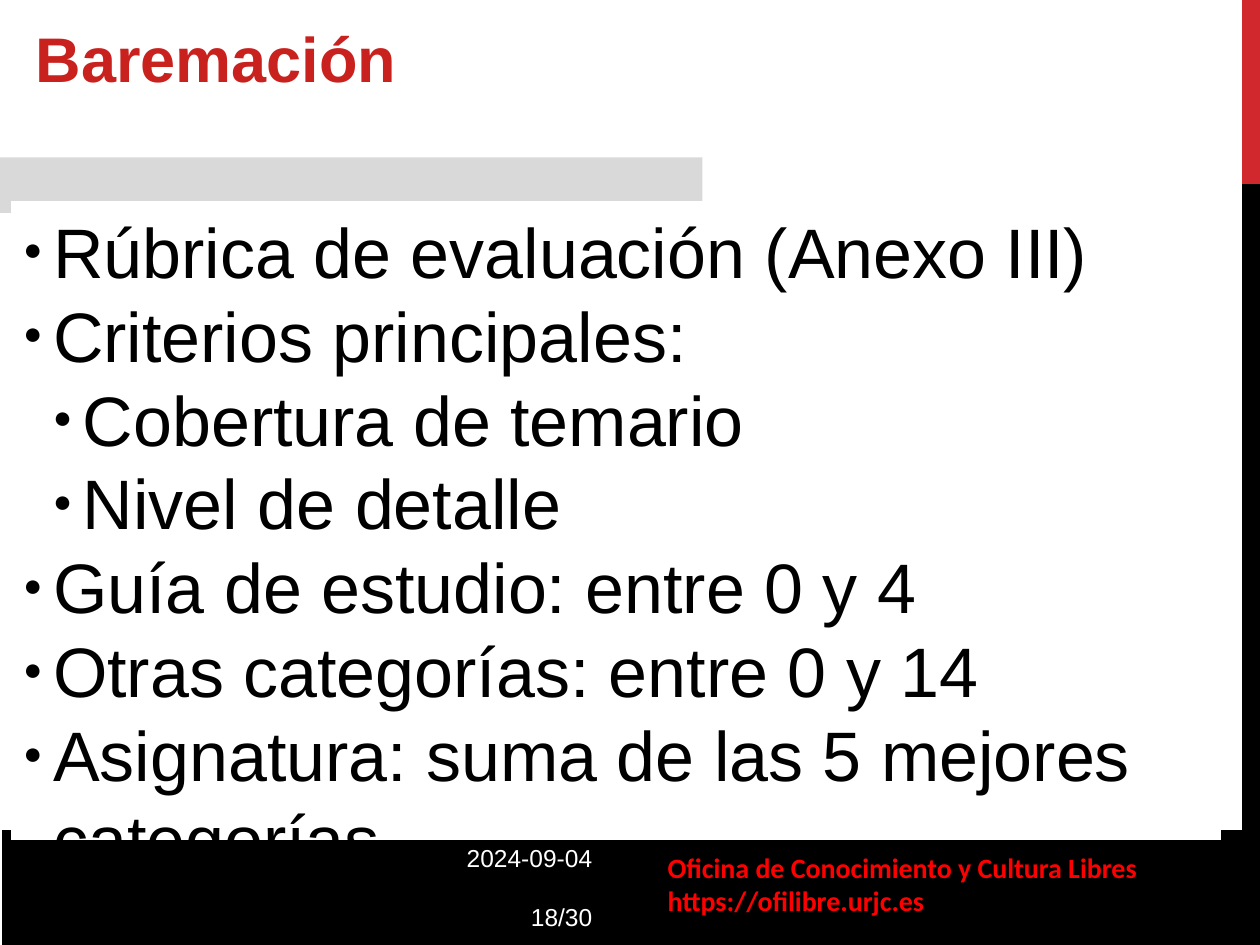
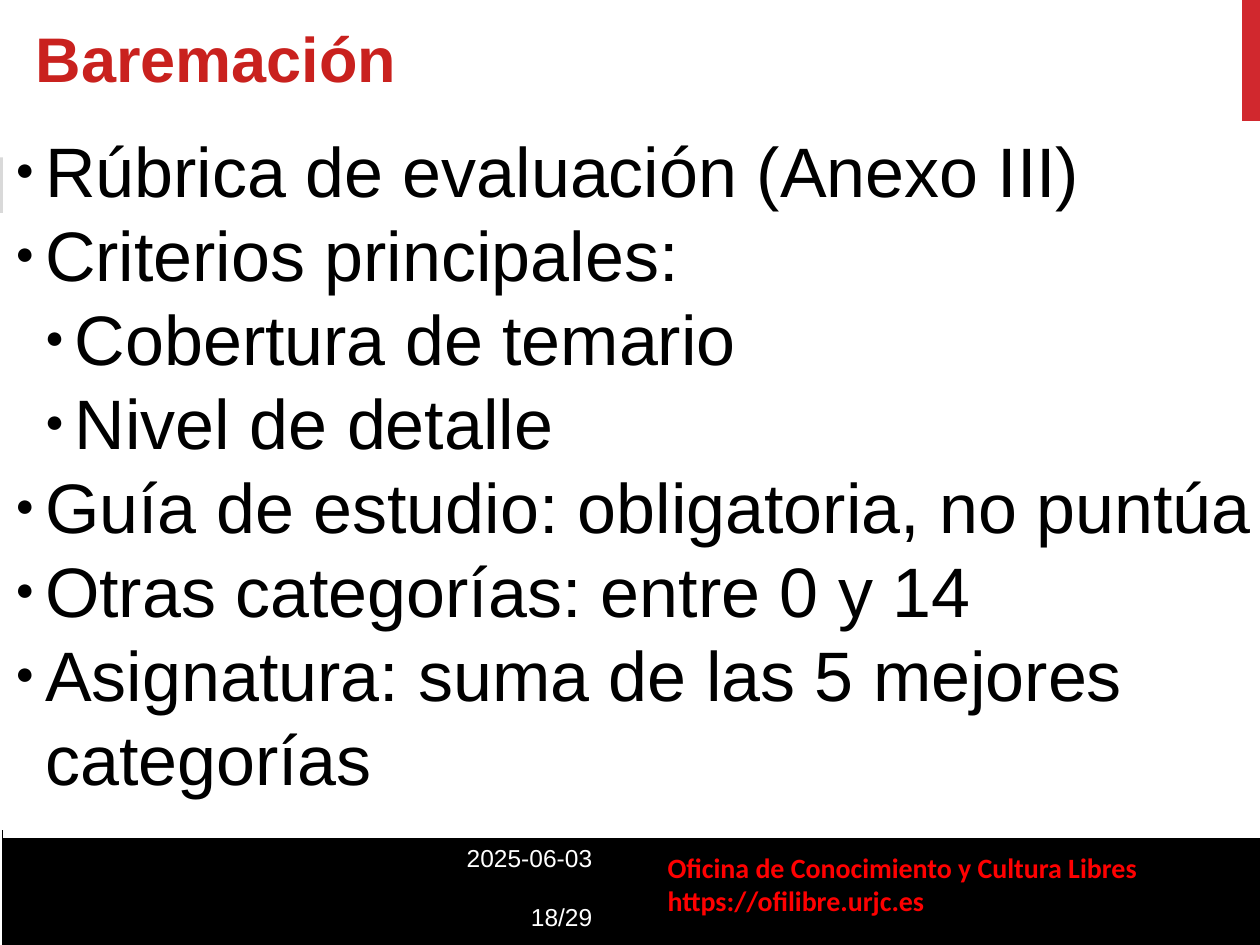
Before and after one commit to roberto-red/ofilibre, a slide deck: slide 18 of static/transpas/convocatoria-asignaturas-abierto/Convocatoria_Asignaturas_Abierto.odp. Drawn at 1260x945 pixels with LibreOffice and Linux fonts; fonts in the diff are those of the drawing; background and template pictures are left out. Boxes give left, top, right and bottom in pixels: in the first picture for what was removed or moved away, otherwise in the second. Text is boxed around its words. In the diff, an @@ line names an element or a change of style, - is before the commit and + after.

```diff
--- a/static/transpas/convocatoria-asignaturas-abierto/Convocatoria_Asignaturas_Abierto.odp
+++ b/static/transpas/convocatoria-asignaturas-abierto/Convocatoria_Asignaturas_Abierto.odp
@@ rectangle "Rúbrica de evaluación (Anexo III)": place and size @@
-rectangle "Rúbrica de evaluación (Anexo III)" at [11, 202, 1221, 839]
+rectangle "Rúbrica de evaluación (Anexo III)" at [3, 121, 1260, 837]
@@ text in rectangle at [45, 481, 1251, 546]: text changed @@
-● Guía de estudio: entre 0 y 4
+● Guía de estudio: obligatoria, no puntúa
@@ text at [467, 850, 592, 927]: text changed @@
-2024-09-04
-18/30
+2025-06-03
+18/29
```
Also in this commit, not shown: 18 other slides changed, 1 slide removed, 1 other file.
